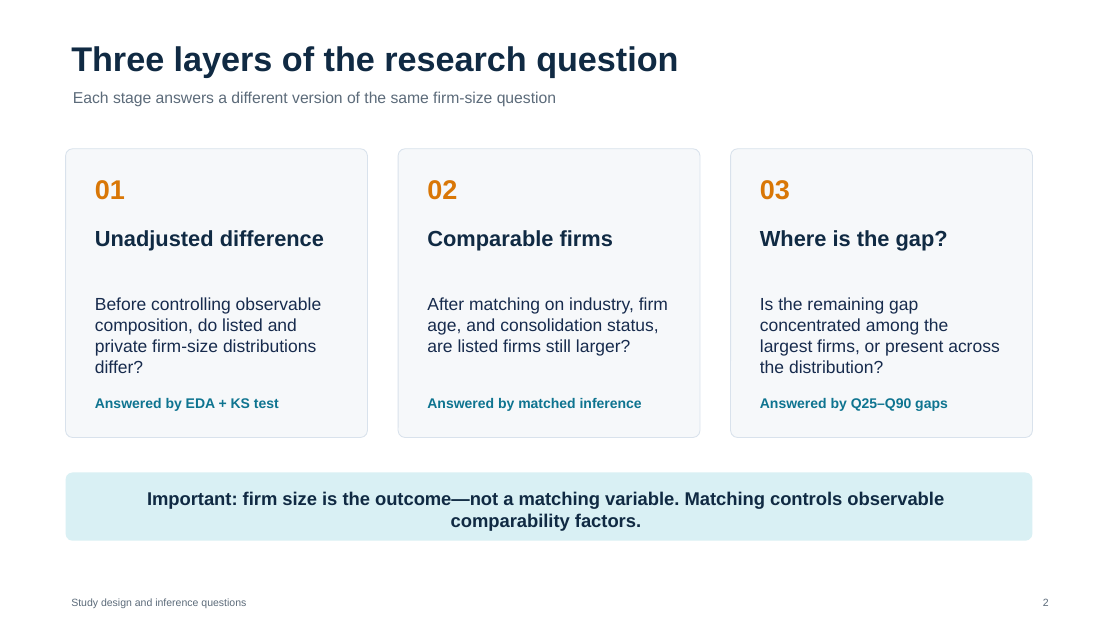
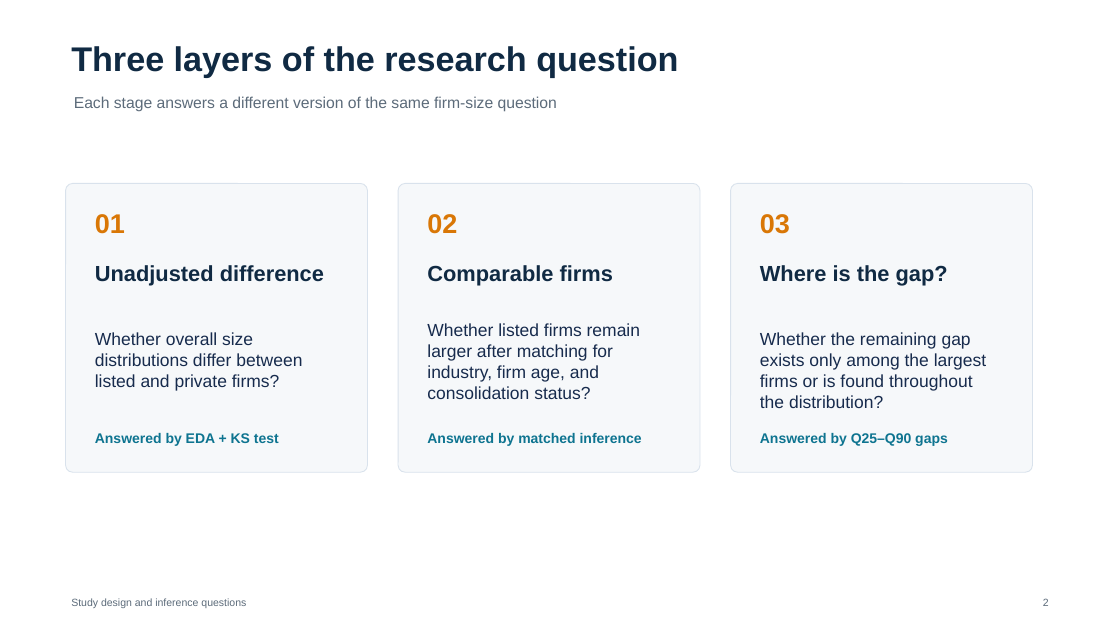
Before and after one commit to mljiang2026-oss/ds607-singapore-firm-size, a slide deck: slide 2 of outputs/presentation/DS607_GP_01548385_slides.pptx. Drawn at 1120x630 pixels with LibreOffice and Linux fonts; fonts in the diff are those of the drawing. Boxes give left, top, right and bottom in pixels: in the first picture for what was removed or moved away, otherwise in the second. Text is boxed around its words. In the diff, an @@ line names an element or a change of style, - is before the commit and + after.

```diff
--- a/outputs/presentation/DS607_GP_01548385_slides.pptx
+++ b/outputs/presentation/DS607_GP_01548385_slides.pptx
@@ text "Each stage answers a different ...": place and size @@
-text "Each stage answers a different ..." at [73,91,556,107]
+text "Each stage answers a different ..." at [74,96,557,112]
@@ 9 texts, 3 rounded rectangles: place and size @@
-9 texts, 3 rounded rectangles at [66,149,1033,438]
+9 texts, 3 rounded rectangles at [66,183,1033,472]
@@ text at [427,323,640,399]: text changed @@
-After matching on industry, firm age, and consolidation status, are listed firms still larger?
+Whether listed firms remain larger after matching for industry, firm age, and consolidation status?
@@ text at [95,332,302,391]: text changed @@
-Before controlling observable composition, do listed and private firm-size distributions differ?
+Whether overall size distributions differ between listed and private firms?
@@ text at [760,332,986,408]: text changed @@
-Is the remaining gap concentrated among the largest firms, or present across the distribution?
+Whether the remaining gap exists only among the largest firms or is found throughout the distribution?
@@ rounded rectangle removed at [66,472,1033,540] @@
@@ text removed at [147,491,944,531] @@
-Important: firm size is the outcome—not a matching variable. Matching controls observable comparability factors.
```
Also in this commit, not shown: 3 other slides changed, 1 other file.
